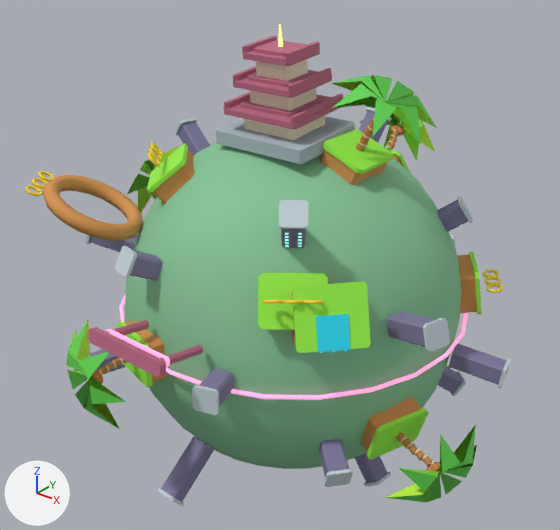
What one commit did to the OBJ model assets/models/dojo-low.obj.
Before and after are seen from a 50 mm lens placed at (12.48, -16.22, 11.01), pointed at (-0.22, -0.36, 1.17). Every picture has the same lights, and +X, +Y and +Z are marked at lower left. The picture after the commit comes second. Where no turn or scale is listed for an object, it has been applied to the vertices. Vertices at exactly the same position are counted once.

In view in the first picture: 'dojo-low'.
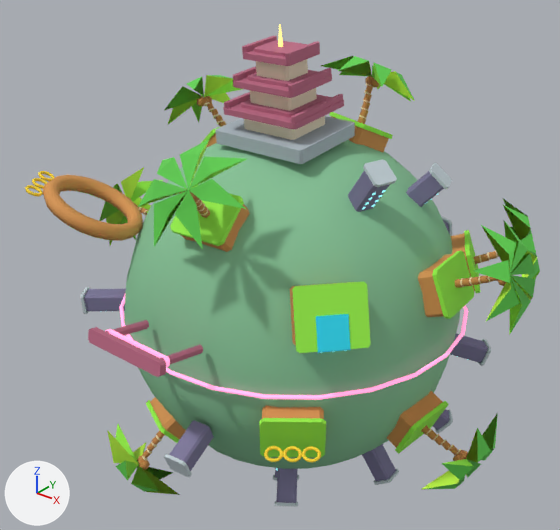
What the commit changed:
me_dojo_low is used by ob_dojo_low; location (0.0, 0.0, 0.0).
me_dojo_low had 8734 vertices, 15816 faces and spanned x -6.91..6.72, y -6.95..6.03, z -6.26..7.98.
me_dojo_low now has 8524 vertices, 15196 faces and spans x -7.01..6.81, y -6.52..5.89, z -5.87..7.98.
me_dojo_low part 1: the loose piece of 16 vertices spanning x 2.67..4.05, y 2.65..4.04, z -3.67..-2.44 is multiplied about the mesh origin by the matrix ((0.921, -0.306, 0.243), (0.184, 0.888, 0.421), (-0.344, -0.343, 0.874)).
me_dojo_low part 2: the loose piece of 16 vertices spanning x 3.44..4.16, y 3.42..4.14, z -3.75..-3.16 is multiplied about the mesh origin by the matrix ((0.921, -0.306, 0.243), (0.184, 0.888, 0.421), (-0.344, -0.343, 0.874)).
me_dojo_low part 3: the loose piece of 16 vertices spanning x 4.7..6.23, y 0.78..1.63, z -1.07..-0.34 is multiplied about the mesh origin by the matrix ((0.851, -0.501, 0.159), (0.482, 0.864, 0.144), (-0.21, -0.046, 0.977)).
me_dojo_low part 4: the loose piece of 16 vertices spanning x 6.04..6.33, y 1.03..1.69, z -1.13..-0.47 is multiplied about the mesh origin by the matrix ((0.851, -0.501, 0.159), (0.482, 0.864, 0.144), (-0.21, -0.046, 0.977)).
me_dojo_low part 5: 351 loose pieces with 6788 vertices, spanning x -6.91..6.72, y -6.95..6.03, z -6.26..6.82, are deleted.
me_dojo_low part 6: 6008 vertices added at x -7.01..6.81, y -5.86..5.89, z -5.87..6.82.
me_dojo_low part 7: 490 vertices added at x -0.74..2.11, y -5.6..-2.87, z 3.09..5.77.
Other edits to the shape of me_dojo_low do not show in these pictures.

Where the change shows, as pixel boxes [x1, y1, x2, y2] in the pictures (560 x 530 px; the box of a moved part takes in the faces that stretch with it):
'dojo-low', reshaped
    before: [25, 24, 511, 506]
    after: [25, 24, 540, 507]
part 1 of me_dojo_low, moved or reshaped (not visible afterwards)
    before: [438, 367, 463, 393]
part 2 of me_dojo_low, moved or reshaped (not visible afterwards)
    before: [450, 371, 466, 396]
part 3 of me_dojo_low, moved or reshaped
    before: [449, 343, 507, 384]
    after: [450, 333, 488, 363]
part 4 of me_dojo_low, moved or reshaped
    before: [498, 358, 511, 388]
    after: [478, 339, 491, 366]
part 5 of me_dojo_low, deleted
    before: [66, 75, 503, 506]
part 6 of me_dojo_low, added
    after: [80, 56, 540, 507]
part 7 of me_dojo_low, added
    after: [138, 139, 250, 252]
